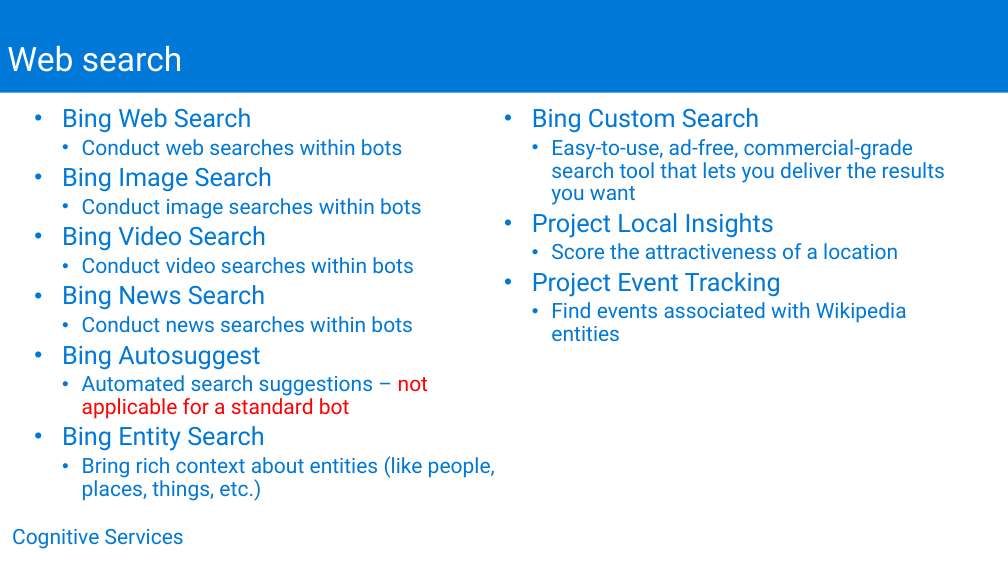
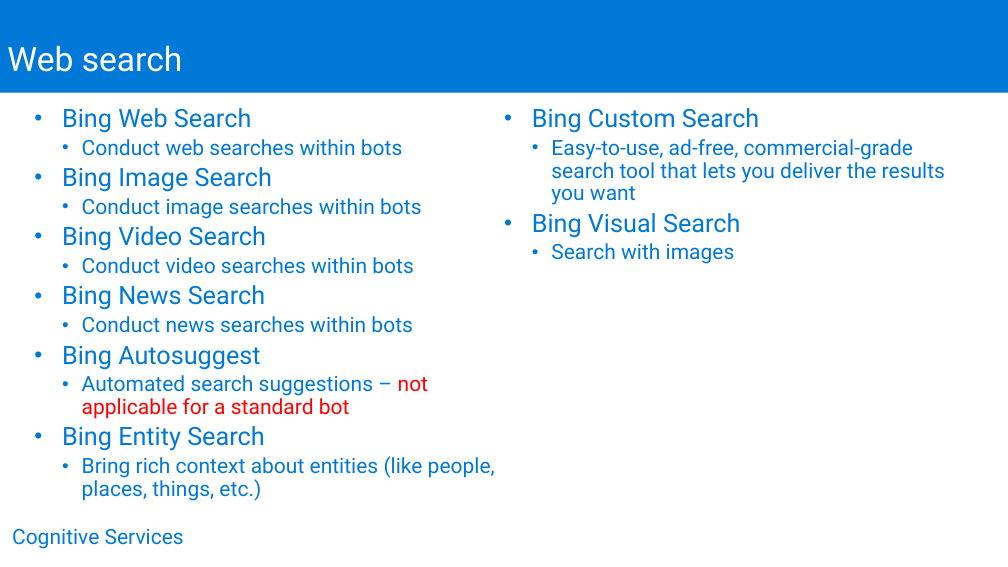
Before and after one commit to joeax/LearnAI-DesigningandArchitectingIntelligentAgents, a slide deck: slide 9 of 05-cognitive_services/resources/slides/IntelligentAgent_05_CognitiveServices_Instructor.pptx. Drawn at 1008x567 pixels with LibreOffice and Linux fonts; fonts in the diff are those of the drawing; background and template pictures are left out. Boxes give left, top, right and bottom in pixels: in the first picture for what was removed or moved away, otherwise in the second. Text is boxed around its words. In the diff, an @@ line names an element or a change of style, - is before the commit and + after.

```diff
--- a/05-cognitive_services/resources/slides/IntelligentAgent_05_CognitiveServices_Instructor.pptx
+++ b/05-cognitive_services/resources/slides/IntelligentAgent_05_CognitiveServices_Instructor.pptx
@@ text at bbox=[532, 213, 740, 264]: text changed; size 20 to 24 pt @@
-• Project Local Insights
-  • Score the attractiveness of a location
-• Project Event Tracking
-  • Find events associated with Wikipedia entities
+• Bing Visual Search
+  • Search with images
```
Also in this commit, not shown: 7 other slides changed, 3 slides added, 1 slide removed, 4 other files.
